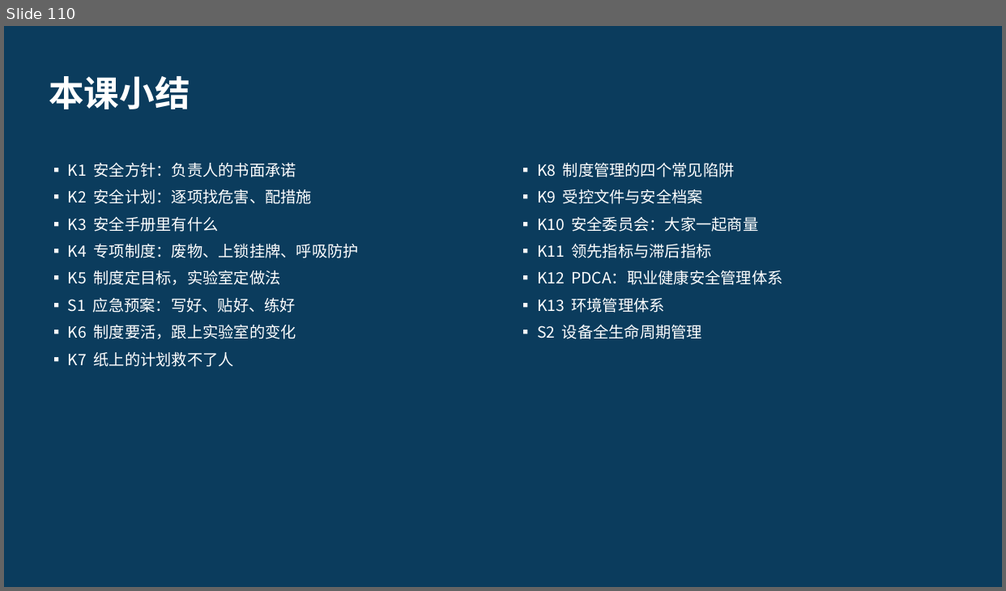
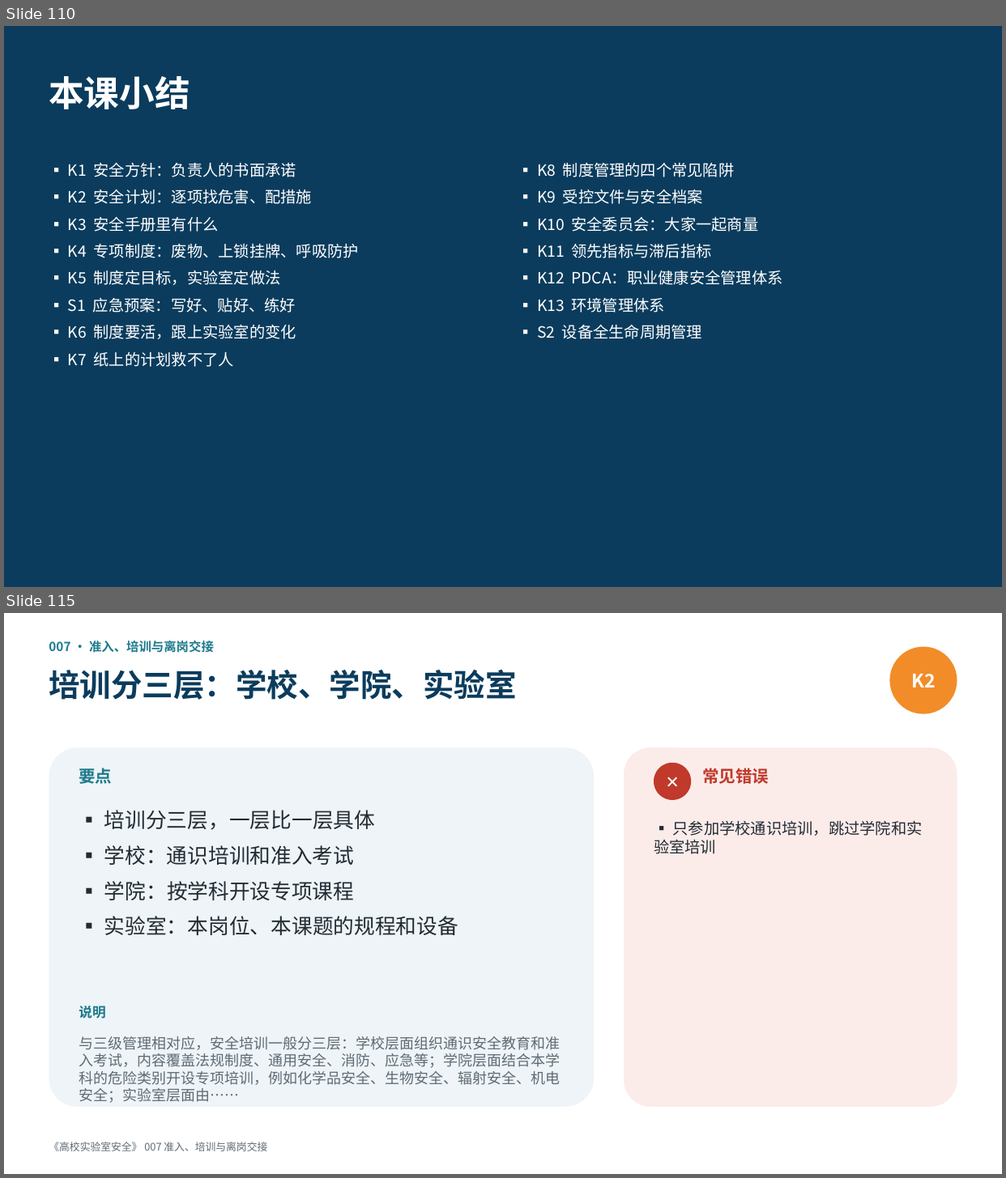
Before and after one commit to hanrongwx-max/videoyoutubo, a slide deck: course/高校实验室安全/课件/第1章_法规、管理与安全文化.pptx. Shown one above the other, each under a label of ours: slide 110 before the commit, slides 110 and 115 after it; the slides between them are not shown. The pictures are 1006x591 and 1006x1178 pixels, drawn with LibreOffice and Linux fonts; fonts in the diff are those of the drawing. Boxes give left, top, right and bottom in pixels: in the first picture for what was removed or moved away, otherwise in the second. Text is boxed around its words. In the diff, an @@ line names an element or a change of style, - is before the commit and + after.

```diff
--- a/course/高校实验室安全/课件/第1章_法规、管理与安全文化.pptx
+++ b/course/高校实验室安全/课件/第1章_法规、管理与安全文化.pptx
@@ slide 115 added at (4,613,1002,1174), background #FFFFFF @@
@@ text added at (49,641,214,653), 12 pt, text #1D7A8C, bold @@
+007 · 准入、培训与离岗交接
@@ ellipse added at (889,647,957,714), fill #F28C28, 18 pt, text #FFFFFF, bold @@
+K2
@@ text added at (49,670,516,700), 30 pt, text #0B3C5D, bold @@
+培训分三层：学校、学院、实验室
@@ rounded rectangle added at (49,747,594,1107), fill #EEF4F7 @@
@@ rounded rectangle added at (624,747,957,1107), fill #FBECEA @@
@@ text added at (79,768,112,784), 16 pt, text #1D7A8C, bold @@
+要点
@@ ellipse added at (654,763,691,800), fill #C0392B, 16 pt, text #FFFFFF, bold @@
+✕
@@ text added at (702,768,769,784), 16 pt, text #C0392B, bold @@
+常见错误
@@ text added at (104,810,458,935), 20 pt, text #222B33 @@
+▪ 培训分三层，一层比一层具体
+▪ 学校：通识培训和准入考试
+▪ 学院：按学科开设专项课程
+▪ 实验室：本岗位、本课题的规程和设备
@@ text added at (654,821,923,854), 15 pt, text #222B33 @@
+▪ 只参加学校通识培训，跳过学院和实验室培训
@@ text added at (79,1006,105,1019), 13 pt, text #1D7A8C, bold @@
+说明
@@ text added at (79,1037,560,1085), 14 pt, text #5F6B75 @@
+与三级管理相对应，安全培训一般分三层：学校层面组织通识安全教育和准入考试，内容覆盖法规制度、通用安全、消防、应急等；学院层面结合本学科的危险类别开设专项培训，例如化学品安全、生物安全、辐射安全、机电安全；实验室层面由……
@@ text added at (49,1142,267,1152), 10 pt, text #5F6B75 @@
+《高校实验室安全》 007 准入、培训与离岗交接
```
Also in this commit, not shown: 20 other slides added, 2 other files.
